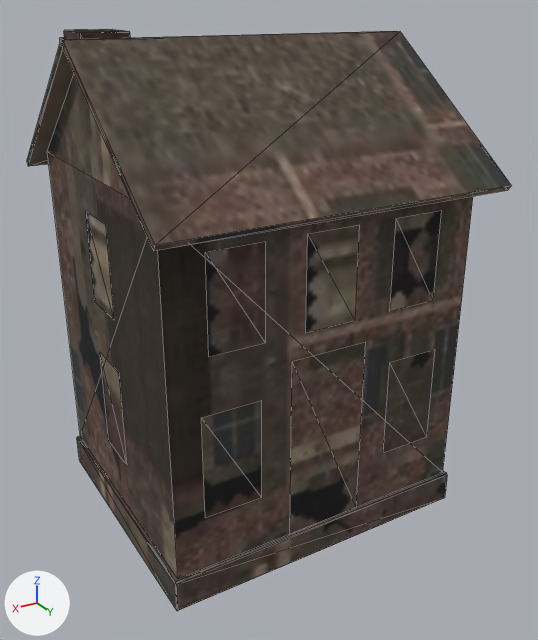
One commit to the glTF model machizukuri/assets/models/b_bhouse_far.glb: the scene before it, then after it.
Rendered twice from a camera (50 mm lens) standing at (4.02, 7.06, 5.73) and looking at (-0.06, 0.26, 2.33). The axes (+X, +Y, +Z) are drawn at lower left. The lights are the same throughout. The first picture is the older version. Mesh edges are drawn as thin lines. Vertices at exactly the same position are counted once.

In view in the first picture: 'b_bhouse_far'.
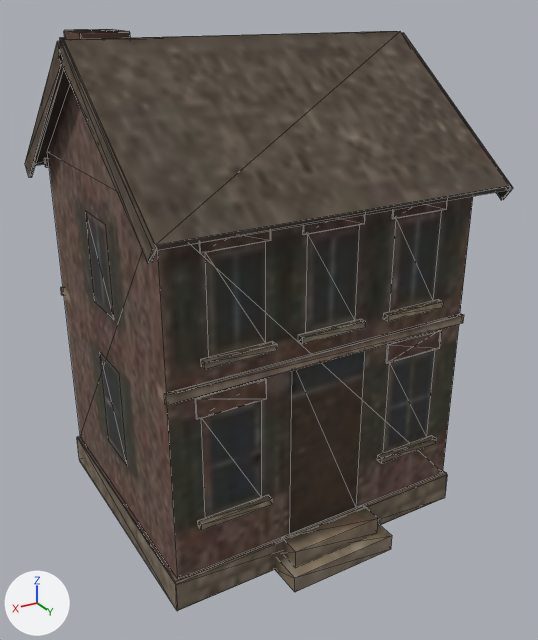
Location of each change, (x1, y1, x2, y2) in pixels of the pictures (538 x 640 px):
'b_bhouse_far', reshaped
    before: (27, 29, 511, 611)
    after: (25, 29, 513, 611)
part 1 of me_b_bhouse_far, added (brown)
    after: (386, 330, 442, 364)
part 2 of me_b_bhouse_far, added (brown)
    after: (195, 379, 267, 420)
part 3 of me_b_bhouse_far, added (brown)
    after: (392, 201, 447, 219)
part 4 of me_b_bhouse_far, added
    after: (303, 215, 365, 235)
part 5 of me_b_bhouse_far, added (brown)
    after: (199, 231, 271, 253)
part 6 of me_b_bhouse_far, added (brown)
    after: (377, 435, 436, 464)
part 7 of me_b_bhouse_far, added (brown)
    after: (198, 495, 272, 531)
part 8 of me_b_bhouse_far, added (brown)
    after: (383, 299, 444, 322)
part 9 of me_b_bhouse_far, added (brown)
    after: (298, 319, 366, 344)
part 10 of me_b_bhouse_far, added (brown)
    after: (201, 341, 277, 370)
part 11 of me_b_bhouse_far, added
    after: (164, 314, 464, 405)
part 12 of me_b_bhouse_far, added (brown)
    after: (275, 524, 392, 592)
part 13 of me_b_bhouse_far, added (brown)
    after: (282, 506, 378, 567)
part 14 of me_b_bhouse_far, added
    after: (25, 33, 513, 263)
part 15 of me_b_bhouse_far, surface changed
    before: (27, 29, 511, 611)
    after: (35, 29, 511, 611)

The change, as a list of edits to the scene's bpy script:
```text
Change me_b_bhouse_far:
    used by ob_b_bhouse_far; location = (0.0, 0.0, 0.0)
    remove me_b_bhouse_far.from_pydata(...)  # 122 vertices, 154 faces; spans x -1.94..1.94, y -1.9..1.9, z 0.0..5.45
    add me_b_bhouse_far.from_pydata(...)  # 318 vertices, 436 faces; spans x -1.97..1.97, y -1.9..1.97, z 0.0..5.45
    me_b_bhouse_far part 1: a new loose piece, a box spanning x -1.5..-0.75, y 1.55..1.57, z 2.15..2.37, in mat_m_bhouse_far (picture img_far_bhouse)
    me_b_bhouse_far part 2: a new loose piece, a box spanning x 0.75..1.5, y 1.55..1.57, z 2.15..2.37, in mat_m_bhouse_far (picture img_far_bhouse)
    me_b_bhouse_far part 3: a new loose piece, a box spanning x -1.4..-0.7, y 1.55..1.57, z 3.75..3.97, in mat_m_bhouse_far (picture img_far_bhouse)
    me_b_bhouse_far part 4: a new loose piece, a box spanning x -0.35..0.35, y 1.55..1.57, z 3.75..3.97, in mat_m_bhouse_far (picture img_far_bhouse)
    me_b_bhouse_far part 5: a new loose piece, a box spanning x 0.7..1.4, y 1.55..1.57, z 3.75..3.97, in mat_m_bhouse_far (picture img_far_bhouse)
    me_b_bhouse_far part 6: a new loose piece, a box spanning x -1.53..-0.72, y 1.55..1.63, z 0.93..1.0, in mat_m_bhouse_far (picture img_far_bhouse)
    me_b_bhouse_far part 7: a new loose piece, a box spanning x 0.72..1.53, y 1.55..1.63, z 0.93..1.0, in mat_m_bhouse_far (picture img_far_bhouse)
    me_b_bhouse_far part 8: a new loose piece, a box spanning x -1.43..-0.67, y 1.55..1.63, z 2.68..2.75, in mat_m_bhouse_far (picture img_far_bhouse)
    me_b_bhouse_far part 9: a new loose piece, a box spanning x -0.38..0.38, y 1.55..1.63, z 2.68..2.75, in mat_m_bhouse_far (picture img_far_bhouse)
    me_b_bhouse_far part 10: a new loose piece, a box spanning x 0.67..1.43, y 1.55..1.63, z 2.68..2.75, in mat_m_bhouse_far (picture img_far_bhouse)
    me_b_bhouse_far part 11: a new loose piece, a box spanning x -1.8..1.8, y 1.55..1.59, z 2.4..2.5, in mat_m_bhouse_far (picture img_far_bhouse)
    me_b_bhouse_far part 12: a new loose piece, a box spanning x -0.65..0.65, y 1.55..1.97, z 0.0..0.19, in mat_m_bhouse_far (picture img_far_bhouse)
    me_b_bhouse_far part 13: a new loose piece, a box spanning x -0.55..0.55, y 1.55..1.83, z 0.17..0.38, in mat_m_bhouse_far (picture img_far_bhouse)
    me_b_bhouse_far part 14: 44 vertices added at x -1.97..1.97, y -1.9..1.9, z 1.0..5.39
    me_b_bhouse_far part 15: 154 kept faces spanning x -1.94..1.94, y -1.9..1.9, z 0.0..5.45 get new texture (UV) coordinates
    other edits to the shape of me_b_bhouse_far do not show in these pictures
```
